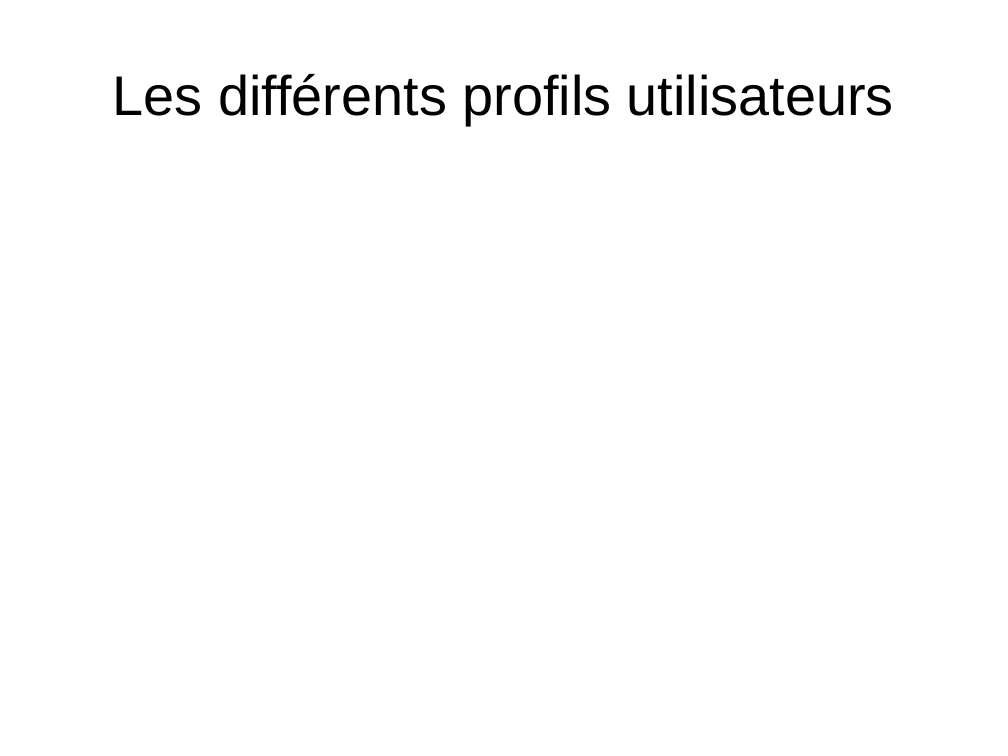
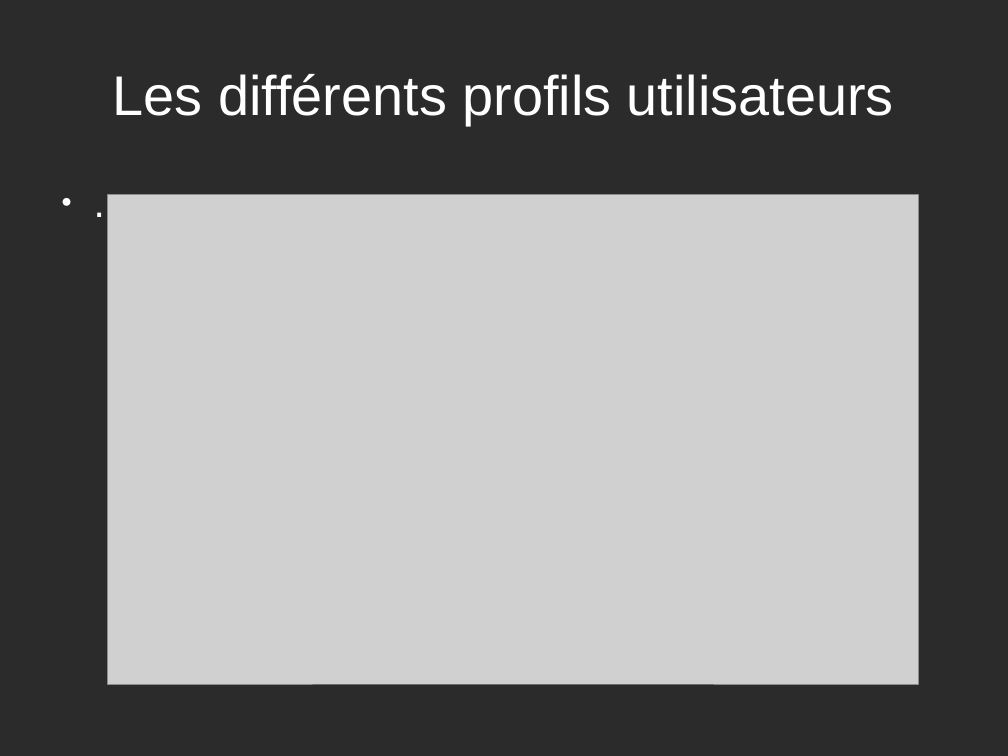
Before and after one commit to Hyperyon/p4-OCPizza, a slide deck: slide 4 of Présentation projet.odp. Drawn at 1008x756 pixels with LibreOffice and Linux fonts; fonts in the diff are those of the drawing; grey boxes stand for pictures; background and template pictures are left out; a plain dark background stands for a picture behind light text. Boxes give left, top, right and bottom in pixels: in the first picture for what was removed or moved away, otherwise in the second. Text is boxed around its words. In the diff, an @@ line names an element or a change of style, - is before the commit and + after.

```diff
--- a/Présentation projet.odp
+++ b/Présentation projet.odp
@@ background #FFFFFF to picture (left out) @@
@@ title "Les différents profils utilisateurs" at [113, 74, 894, 125]: text colour #000000 to #FFFFFF @@
@@ text added at [50, 177, 958, 616], 32 pt, text #FFFFFF @@
+● .
@@ picture added at [108, 194, 918, 684] @@
```
Also in this commit, not shown: 5 other slides changed, 1 slide removed, 9 other files.
